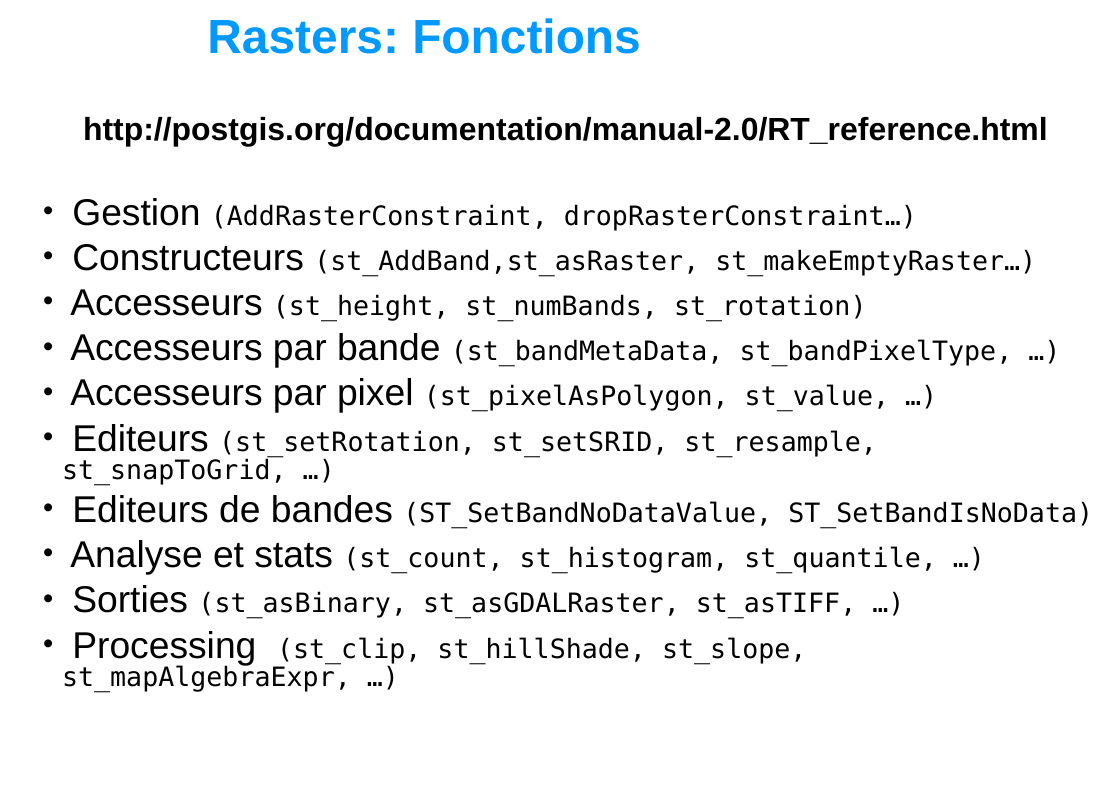
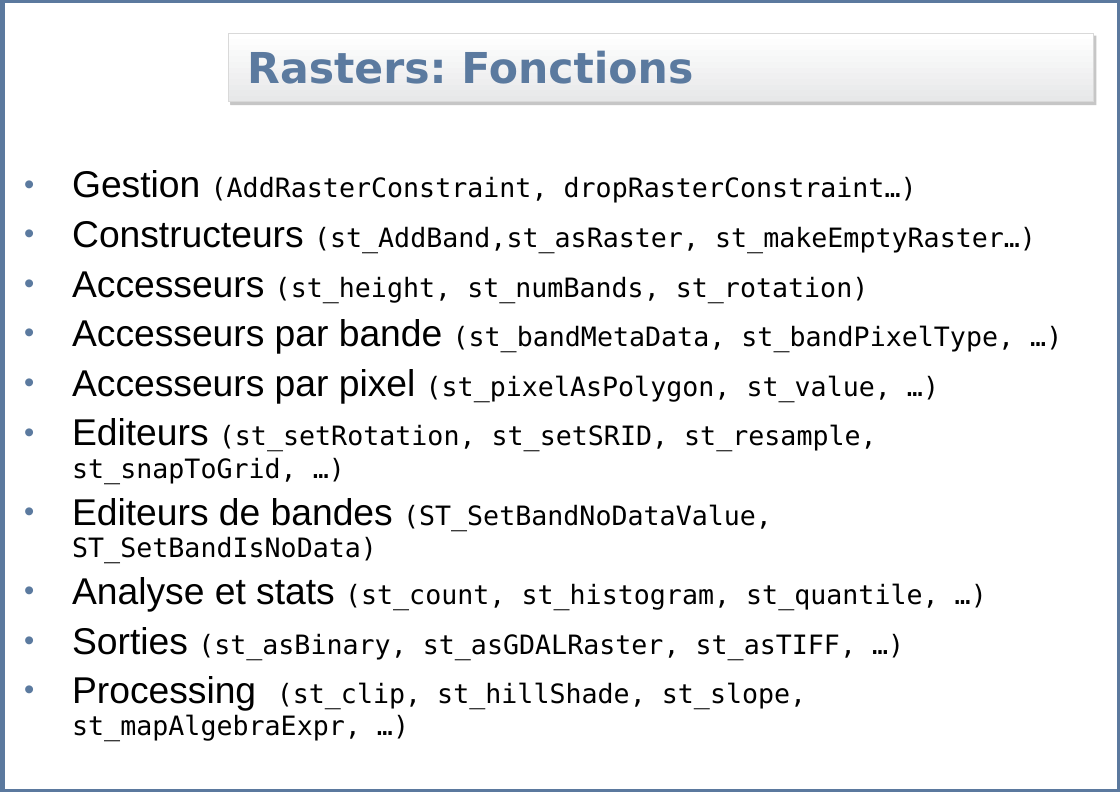
Before and after one commit to Gretti/geoadminsuite, a slide deck: slide 11 of branches/home/formation/postgis/postgis/slides/13_postgis_raster.ppt. Drawn at 1120x792 pixels with LibreOffice and Linux fonts; fonts in the diff are those of the drawing; background and template pictures are left out. Boxes give left, top, right and bottom in pixels: in the first picture for what was removed or moved away, otherwise in the second. Text is boxed around its words. In the diff, an @@ line names an element or a change of style, - is before the commit and + after.

```diff
--- a/branches/home/formation/postgis/postgis/slides/13_postgis_raster.ppt
+++ b/branches/home/formation/postgis/postgis/slides/13_postgis_raster.ppt
@@ rectangle added at (2, 0, 1120, 792), outline #5B799E 4.51 pt @@
@@ title "Rasters: Fonctions": place and size @@
-title "Rasters: Fonctions" at (207, 18, 641, 54)
+title "Rasters: Fonctions" at (228, 34, 1093, 102)
@@ title "Rasters: Fonctions" at (228, 34, 1093, 102): size 36 to 32 pt, font Arial to DejaVu Sans, text colour #0099FF to #5B7A9F; indent changed; fill none to gradient #FFFFFF to #E7E8E9; outline none to #D9D9D9 0.74 pt; shadow on @@
@@ text removed at (83, 117, 1048, 146) @@
-http://postgis.org/documentation/manual-2.0/RT_reference.html
@@ text "Gestion (AddRasterConstraint, dropRasterConstraint…)": place and size @@
-text "Gestion (AddRasterConstraint, dropRasterConstraint…)" at (62, 198, 1093, 692)
+text "Gestion (AddRasterConstraint, dropRasterConstraint…)" at (72, 170, 1036, 741)
@@ text "Gestion (AddRasterConstraint, dropRasterConstraint…)" at (72, 170, 1036, 741): indent changed; line spacing 0.83 to 0.93; bullet colour #000000 to #5B7A9F @@
```
Also in this commit, not shown: 12 other slides changed, 1 slide added, 58 other files.
